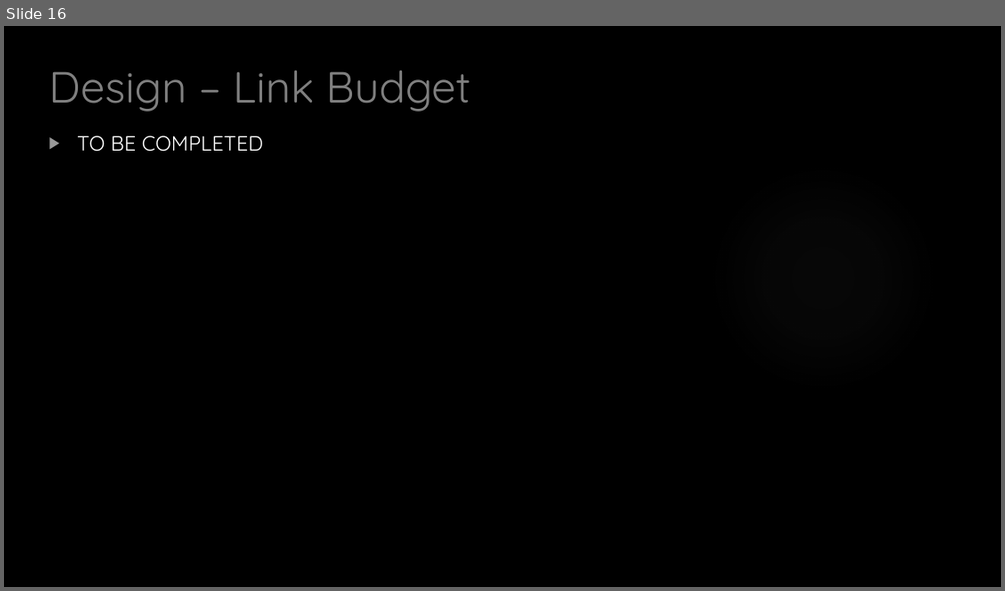
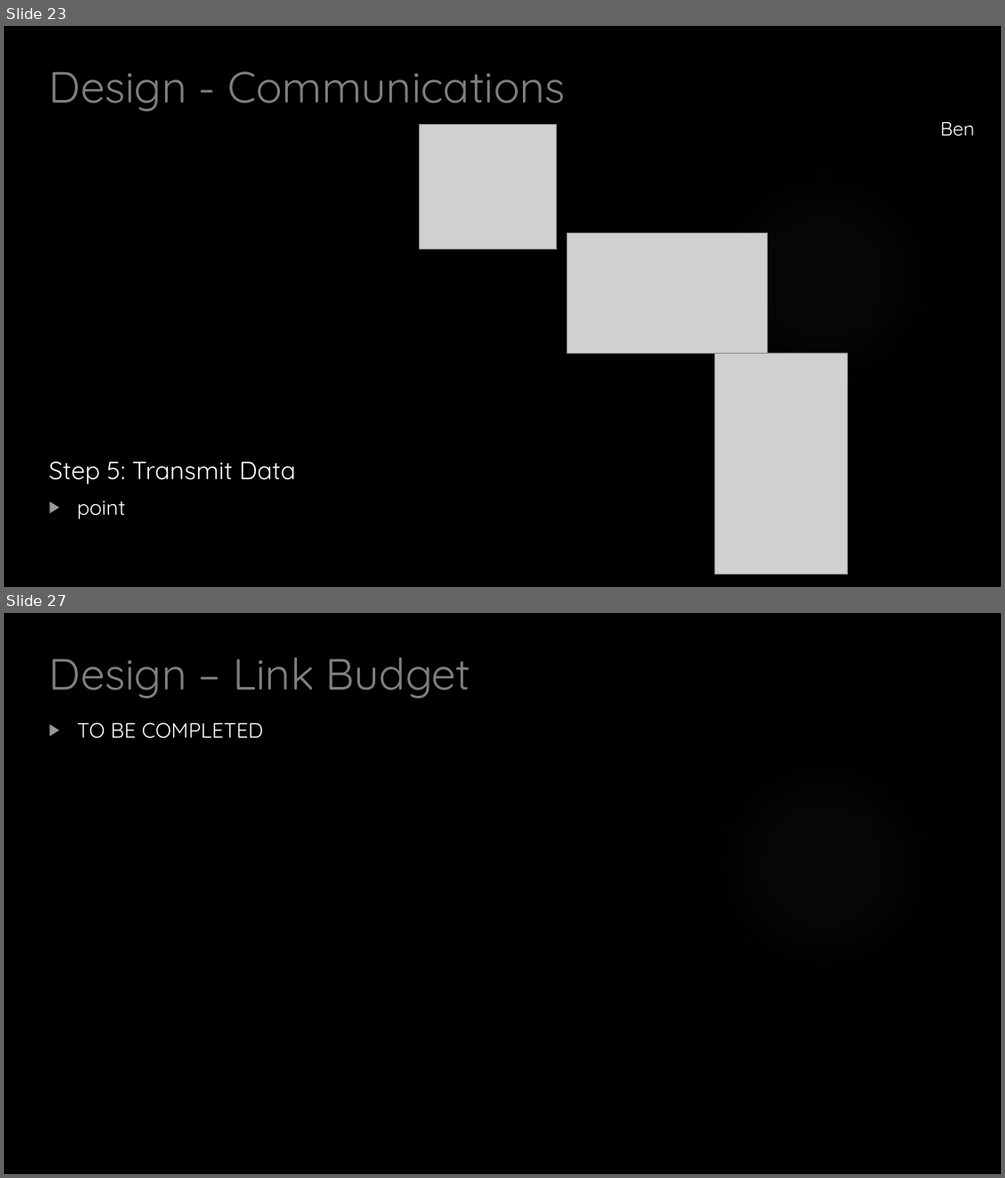
Before and after one commit to HASP-UMN/CubeSat, a slide deck: Presentations/CDR_Presentation.pptx. Shown one above the other, each under a label of ours: slide 16 before the commit, slides 23 and 27 after it; the slides between them are not shown. The pictures are 1005x591 and 1005x1178 pixels, drawn with LibreOffice and Linux fonts; fonts in the diff are those of the drawing; grey boxes stand for pictures; background and template pictures are left out. Boxes give left, top, right and bottom in pixels: in the first picture for what was removed or moved away, otherwise in the second. Text is boxed around its words. In the diff, an @@ line names an element or a change of style, - is before the commit and + after.

```diff
--- a/Presentations/CDR_Presentation.pptx
+++ b/Presentations/CDR_Presentation.pptx
@@ slide 23 added at (4,26,1001,587), background picture (left out); not listed: 1 template element that a slide beside it also shows @@
@@ title added at (48,71,566,111), 42 pt, text #808080 @@
+Design - Communications
@@ picture added at (420,125,557,249) @@
@@ text added at (940,122,974,136), 18.5 pt, text #FFFFFF @@
+Ben
@@ picture added at (567,233,768,354) @@
@@ picture added at (715,353,847,574) @@
@@ text added at (48,461,295,519), 24 pt, text #FFFFFF @@
+Step 5: Transmit Data
+▶ point
@@ what was slide 16 is now slide 27 @@
```
Also in this commit, not shown: 10 other slides added, 3 other files.
